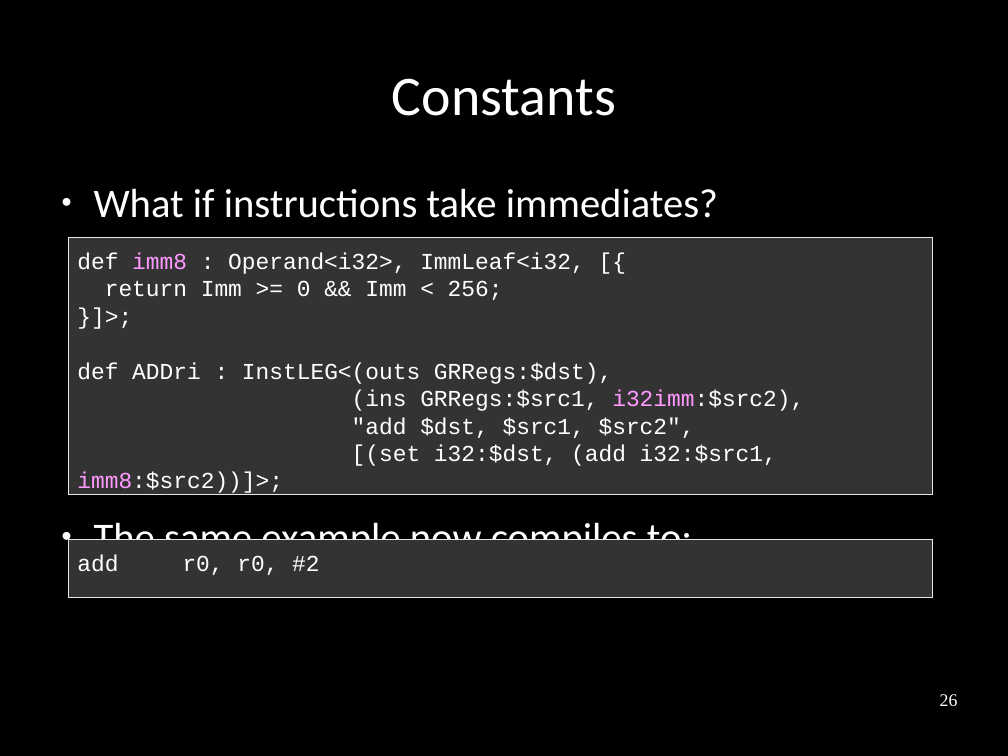
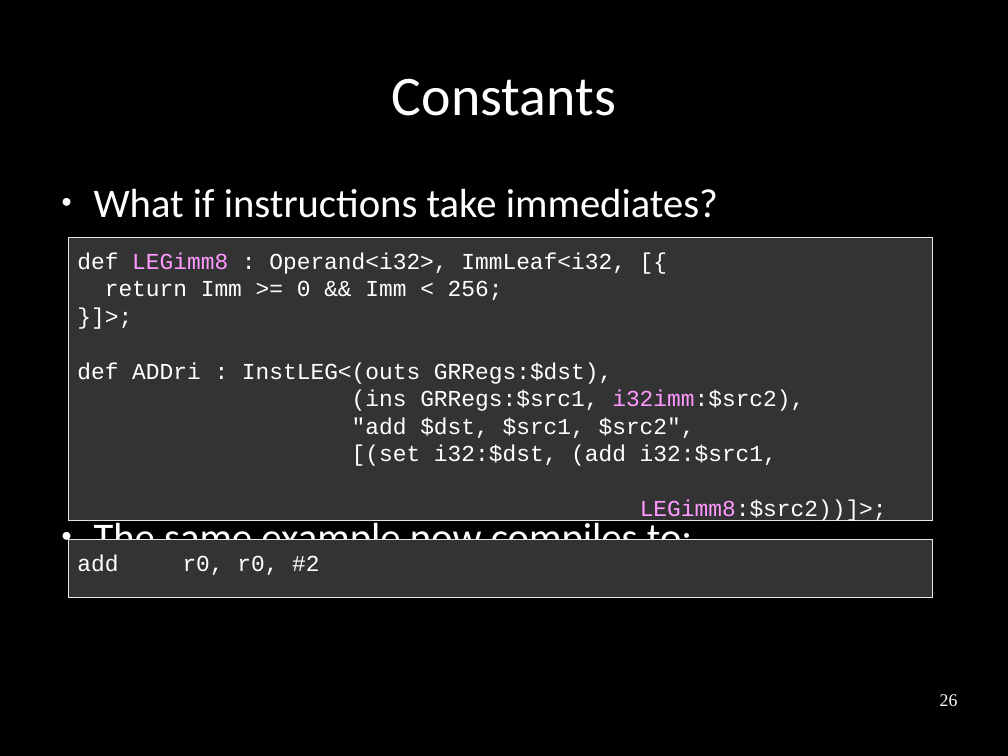
Before and after one commit to frasercrmck/llvm-leg, a slide deck: slide 26 of docs/Codeplay/Slides.odp. Drawn at 1008x756 pixels with LibreOffice and Linux fonts; fonts in the diff are those of the drawing. Boxes give left, top, right and bottom in pixels: in the first picture for what was removed or moved away, otherwise in the second. Text is boxed around its words. In the diff, an @@ line names an element or a change of style, - is before the commit and + after.

```diff
--- a/docs/Codeplay/Slides.odp
+++ b/docs/Codeplay/Slides.odp
@@ rectangle "def LEGimm8 : Operand<i32>, ImmLeaf<i32, ..." resized from (x1=69, y1=238, x2=933, y2=495) to (x1=69, y1=238, x2=933, y2=521) @@
@@ text in rectangle at (x1=77, y1=252, x2=626, y2=274): text changed @@
-def imm8 : Operand<i32>, ImmLeaf<i32, [{
+def LEGimm8 : Operand<i32>, ImmLeaf<i32, [{
@@ text in rectangle at (x1=352, y1=444, x2=887, y2=523): text changed @@
-[(set i32:$dst, (add i32:$src1, imm8:$src2))]>;
+[(set i32:$dst, (add i32:$src1,
+LEGimm8:$src2))]>;
```
Also in this commit, not shown: 5 other slides changed.
